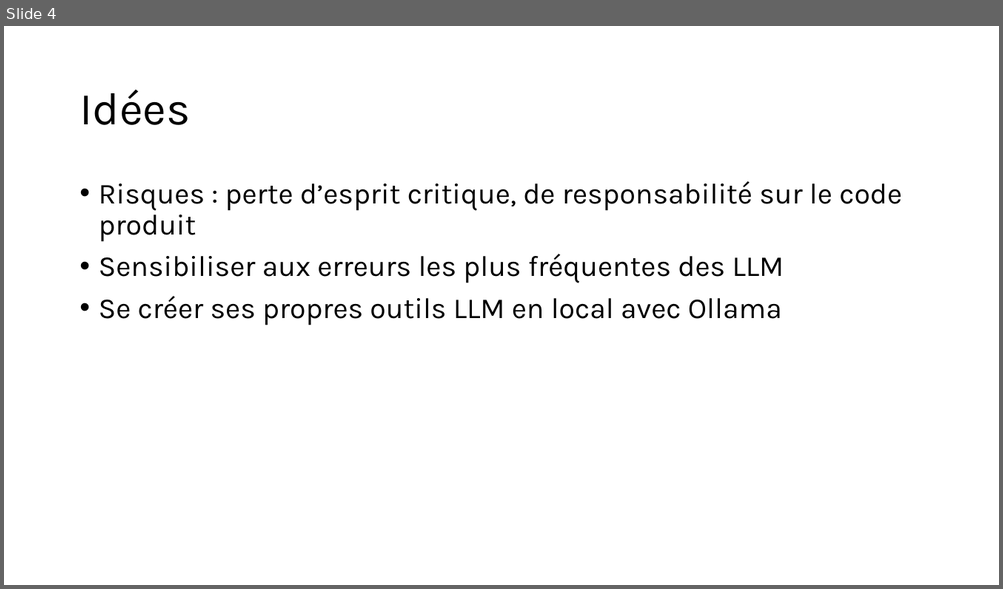
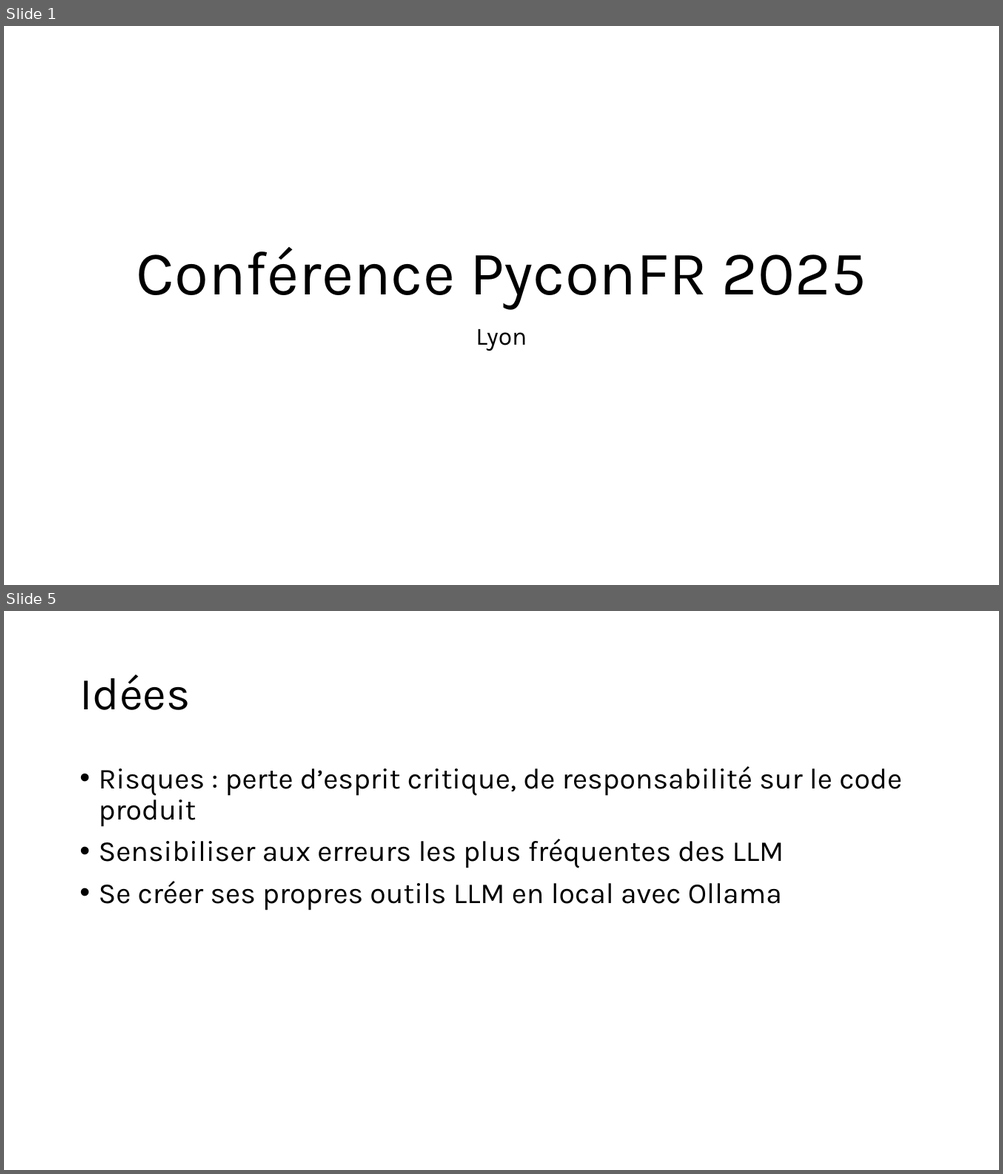
Before and after one commit to Pierre-Loic/prez-Pyconfr-2025, a slide deck: Prez Pyconfr.pptx. Shown one above the other, each under a label of ours: slide 4 before the commit, slides 1 and 5 after it; the slides between them are not shown. The pictures are 1003x589 and 1003x1174 pixels, drawn with LibreOffice and Linux fonts; fonts in the diff are those of the drawing. Boxes give left, top, right and bottom in pixels: in the first picture for what was removed or moved away, otherwise in the second. Text is boxed around its words. In the diff, an @@ line names an element or a change of style, - is before the commit and + after.

```diff
--- a/Prez Pyconfr.pptx
+++ b/Prez Pyconfr.pptx
@@ slide 1 added at (4,26,999,585), background #FFFFFF @@
@@ title added at (136,247,865,309), 60 pt, text #000000 @@
+Conférence PyconFR 2025
@@ subtitle added at (475,329,526,352), 24 pt, text #000000 @@
+Lyon
@@ what was slide 4 is now slide 5 @@
```
Also in this commit, not shown: 2 slides changed, 1 other slide added, 1 slide removed.
